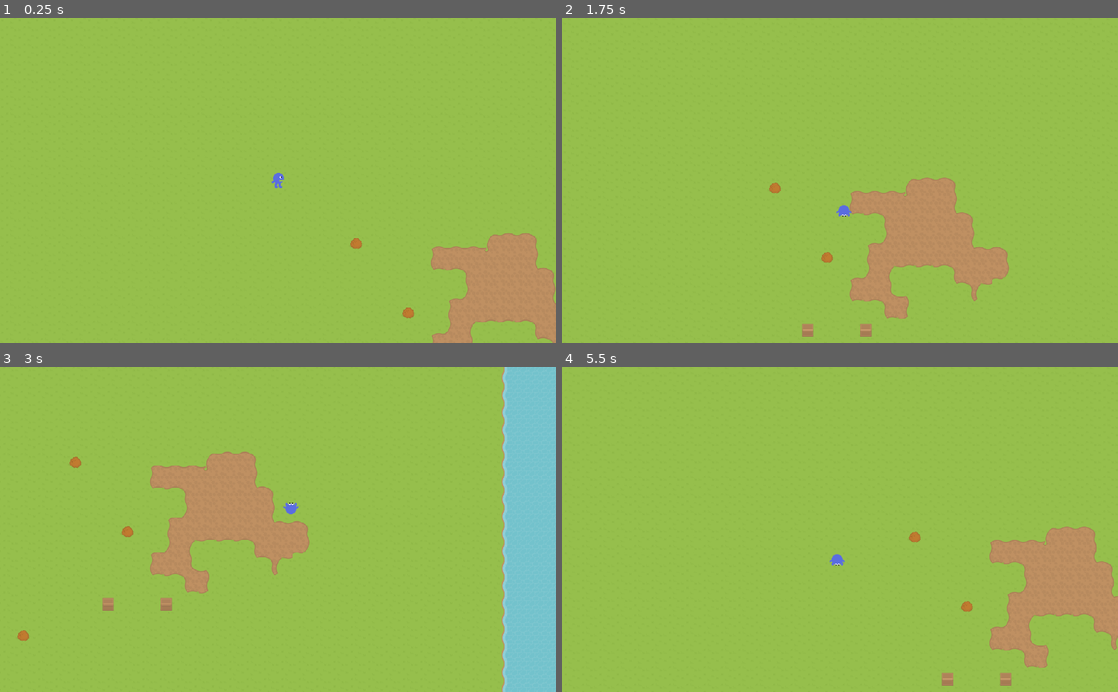
Above: before the commit, frames 1-4 (two rows, left to right).
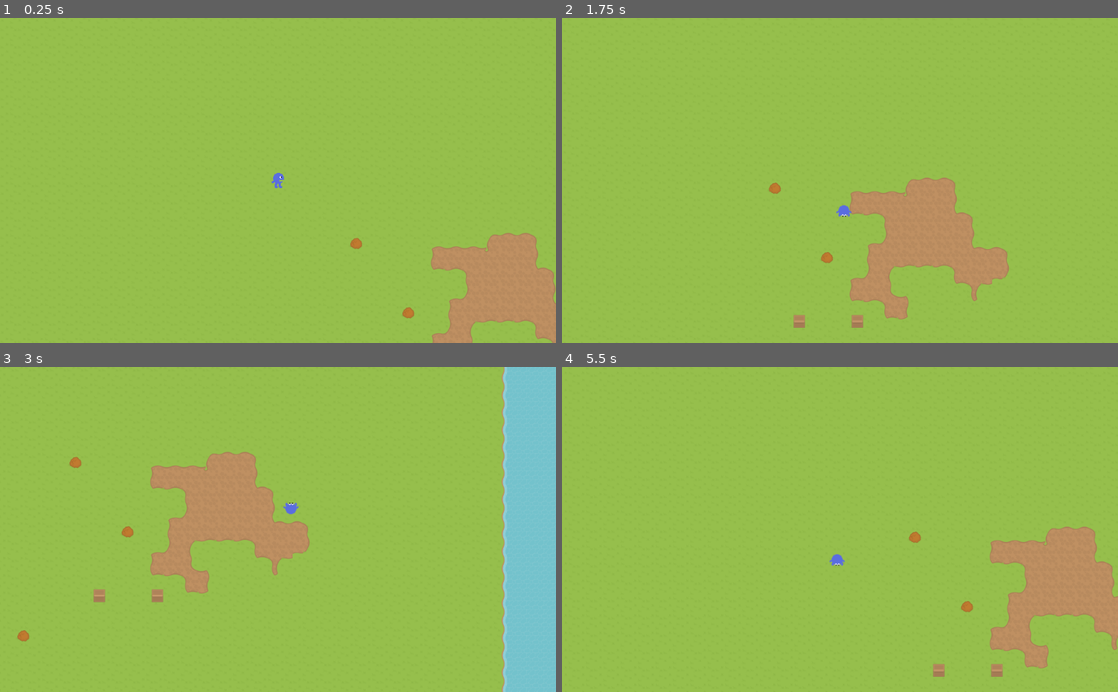
Above: after the commit, the same moments.

Repository: bagedevimo/pxljam19
Game: Godot game, scene res://Game.tscn
The game is run twice, just before and just after one commit, with the same random seed, the same clock (stepped at 60 frames per second) and the same inputs.
Inputs:
- Up to frame 1 (0.25 s): no input
- Up to frame 2 (1.75 s): tap Enter at 0.5 s; hold Right (ui_right) 0.53-1.28 s; tap Space (ui_select) at 0.77, 1.52 s; hold Down (ui_down) from 1.28 s (still down)
- Up to frame 3 (3 s): release Down (ui_down) at 2.03 s; hold Right (ui_right) 2.03-2.78 s; hold Up (ui_up) from 2.78 s (still down)
- Up to frame 4 (5.5 s): tap Space (ui_select) at 3.02, 3.77, 4.52 s; release Up (ui_up) at 3.53 s; hold Left (ui_left) 3.53-5.03 s; hold Down (ui_down) from 5.03 s (still down)

The runs differ from the first frame. In frame 1, less than 0.1% of the frame differs, in the area x 63-100%, y 66-100%; in frame 2, 0.4%; in frame 3, 0.4%, in the area x 3-91%, y 2-100%; in frame 4, 0.4%.

Commit message:
Fix collision settings for boxes

Diff:
--- a/Barrell.tscn
+++ b/Barrell.tscn
@@ -11,6 +11,8 @@
 script = ExtResource( 1 )
 
 [node name="Interactable" parent="." instance=ExtResource( 2 )]
+editor/display_folded = true
+position = Vector2( -15.6049, -12.0494 )
 
 [node name="CollisionShape2D" type="CollisionShape2D" parent="Interactable"]
 shape = SubResource( 1 )
--- a/Game.tscn
+++ b/Game.tscn
@@ -26,6 +26,7 @@
 [node name="Player" parent="Obstacles" groups=[
 "player",
 ] instance=ExtResource( 2 )]
+editor/display_folded = true
 z_index = -5
 
 [node name="Camera2D" type="Camera2D" parent="Obstacles/Player"]
@@ -39,5 +40,5 @@
 [node name="Barrell" parent="." instance=ExtResource( 3 )]
 position = Vector2( 204.363, 374.417 )
 
-[node name="Barrell" parent="Barrell" instance=ExtResource( 3 )]
-position = Vector2( 107.059, 0 )
+[node name="Barrell2" parent="." instance=ExtResource( 3 )]
+position = Vector2( 311.422, 374.417 )
--- a/project.godot
+++ b/project.godot
@@ -23,12 +23,6 @@
 
 EventBus="*res://EventBus.gd"
 
-[display]
-
-window/dpi/allow_hidpi=true
-window/stretch/mode="2d"
-window/stretch/aspect="keep"
-
 [rendering]
 
 environment/default_environment="res://default_env.tres"
--- a/tileset.tres
+++ b/tileset.tres
@@ -21,7 +21,7 @@
 points = PoolVector2Array( 5.65454, 22.4913, 16.1201, 21.3284, 26.198, 22.2975, 25.229, 27.3364, 16.5077, 30.0497, 7.01117, 27.3364 )
 
 [sub_resource type="ConvexPolygonShape2D" id=7]
-points = PoolVector2Array( 4, 18, 28, 18, 28, 30, 4, 30 )
+points = PoolVector2Array( 4.04828, 7.7551, 27.826, 7.7551, 28, 30, 4, 30 )
 
 [resource]
 3/name = "Ground"
@@ -145,7 +145,7 @@
 7/z_index = 0
 8/name = "Box"
 8/texture = ExtResource( 1 )
-8/tex_offset = Vector2( 16, 16 )
+8/tex_offset = Vector2( 0, 0 )
 8/modulate = Color( 1, 1, 1, 1 )
 8/region = Rect2( 256, 288, 32, 32 )
 8/tile_mode = 0
